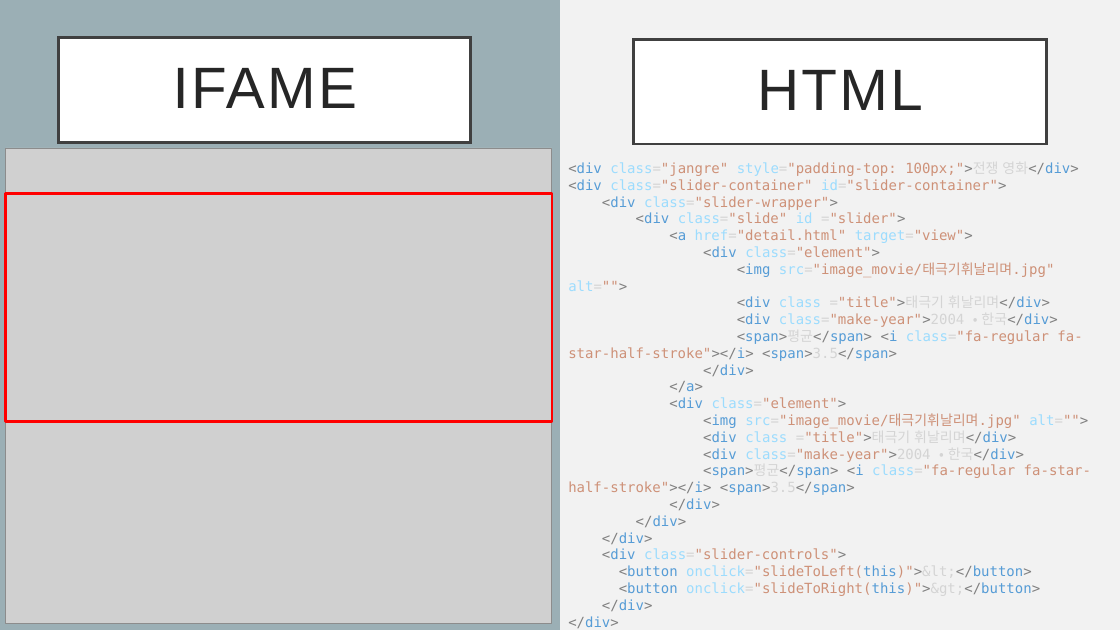
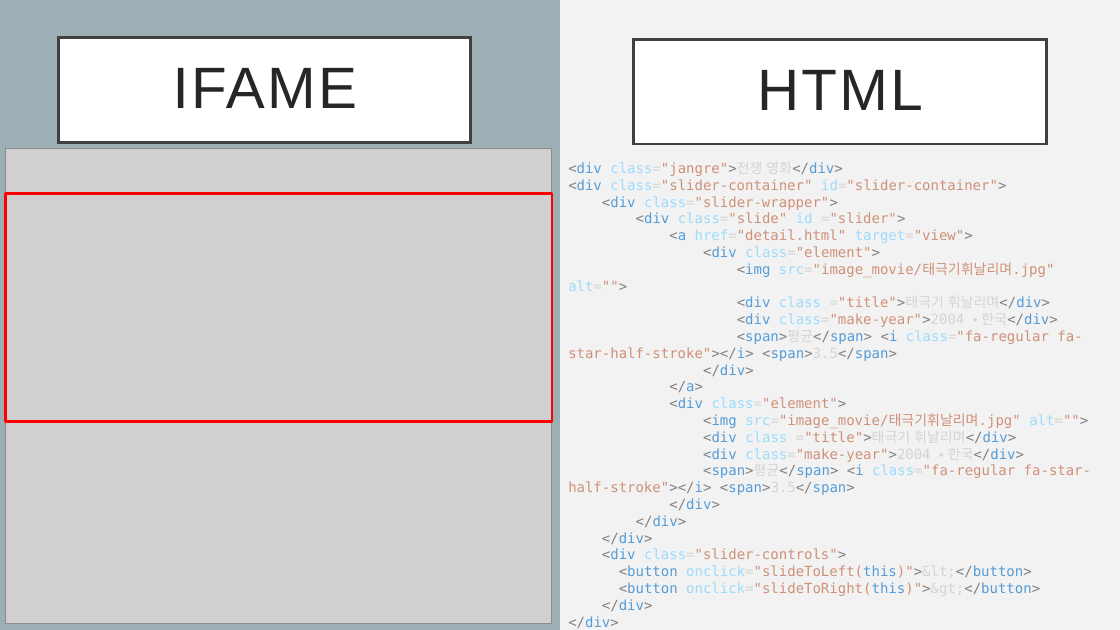
Before and after one commit to gyudong0908/practice_html, a slide deck: slide 6 of HTML + CSS 웹 사이트.pptx. Drawn at 1120x630 pixels with LibreOffice and Linux fonts; fonts in the diff are those of the drawing; grey boxes stand for pictures. Boxes give left, top, right and bottom in pixels: in the first picture for what was removed or moved away, otherwise in the second. Text is boxed around its words. In the diff, an @@ line names an element or a change of style, - is before the commit and + after.

```diff
--- a/HTML + CSS 웹 사이트.pptx
+++ b/HTML + CSS 웹 사이트.pptx
@@ text at <box>568,162,842,176</box>: text changed @@
-<div class="jangre" style="padding-top: 100px;">전쟁 영화</div>
+<div class="jangre">전쟁 영화</div>
```
Also in this commit, not shown: 5 other slides changed.
